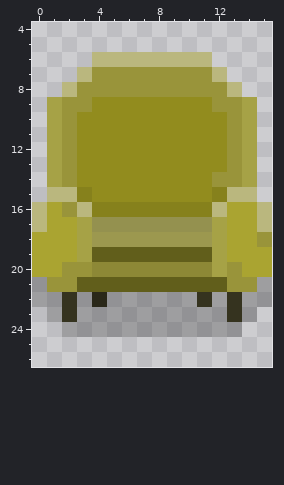
Pixel-art sprite: Assets/Sprites/Home/Furniture/Lounge/armchair.png. The picture above is the old version.
The file is 16x32 pixels. Colours within 5 levels of each other are drawn and written as one. Shown: x 0..15, y 4..26.
Once edited:
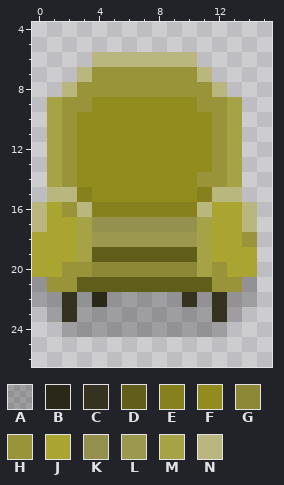
Palette (. is transparent): A #0404043c  B #2a2819  C #35331f  D #615e1b  E #86811c  F #928c1e  G #8d8836  H #99943a  J #aaa431  K #94914f  L #9c984f  M #a6a246  N #bab77e
Change:
Colour C gives way to colour A in row 22 at x 11 and 13; in row 23 at x 13.
Colour H gives way to colour A in row 21 at x 14.
Colour A gives way to colour C in row 22 at x 10 and 12; in row 23 at x 12.
Colour F gives way to colour E in row 15 at x 11.
Colour D gives way to colour H in row 21 at x 12.
Colour F gives way to colour H in row 9 at x 11; in rows 10 to 13 at x 12; in row 14 at x 11.
Colour J gives way to colour H in row 18 at x 14.
Colour M gives way to colour H in row 20 at x 12.
Colour H gives way to colour J in row 20 at x 13.
Colour M gives way to colour J in rows 17 to 19 at x 12.
Colour N gives way to colour J in row 16 at x 12.
Colour D gives way to colour M in row 19 at x 11.
Colour G gives way to colour M in row 20 at x 11.
Colour H gives way to colour M in rows 9 to 14 at x 13.
Colour K gives way to colour M in row 17 at x 11.
Colour L gives way to colour M in row 18 at x 11.
Colour E gives way to colour N in row 15 at x 12; in row 16 at x 11.
Colour H gives way to colour N in row 7 at x 11; in row 8 at x 12.
Colour J gives way to colour N in rows 16 to 17 at x 14.
The author cleared colour A in rows 21 to 22 at x 15; in row 23 at x 14; in row 24 at x 13.
The author cleared colour H in row 18 at x 15.
The author cleared colour J in rows 19 to 20 at x 15.
The author cleared colour M in rows 9 to 14 at x 14.
The author cleared colour N in row 6 at x 11; in row 7 at x 12; in row 8 at x 13; in row 15 at x 14; in rows 16 to 17 at x 15.
Boxes around the changes in both pictures, in picture pixels (x1, y1, x2, y2):
changed: (182, 52, 272, 337)
